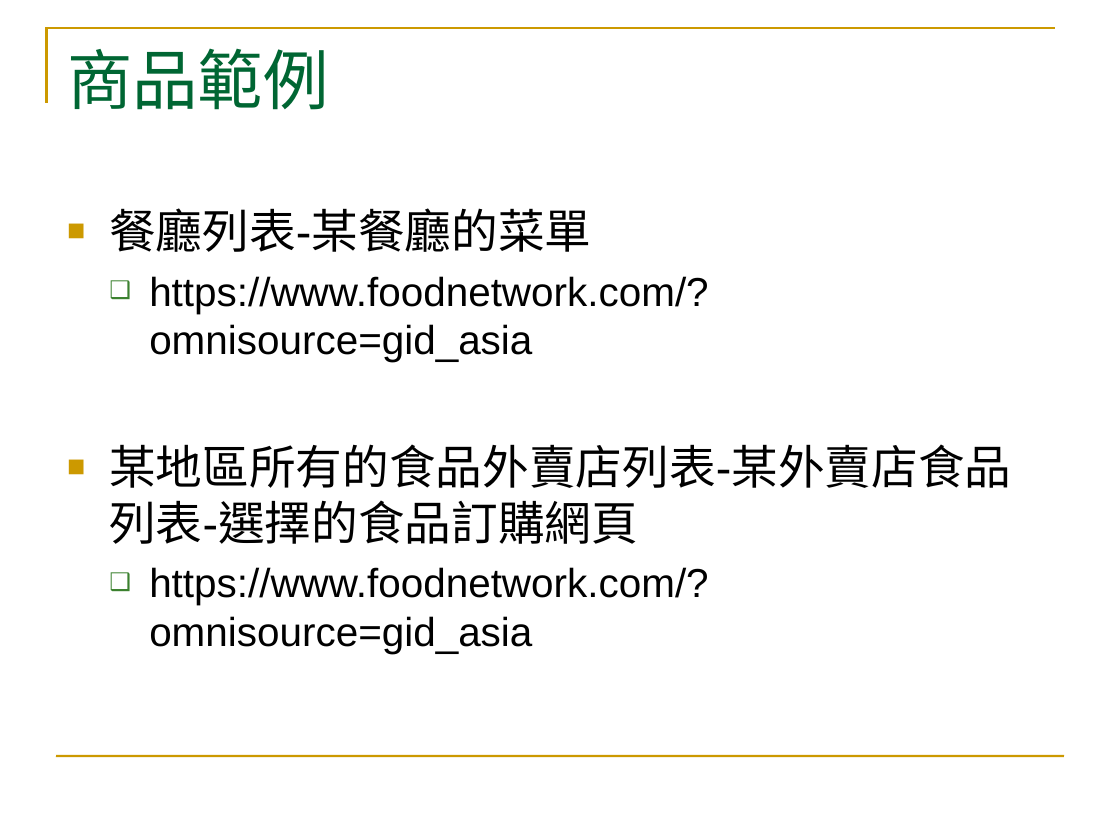
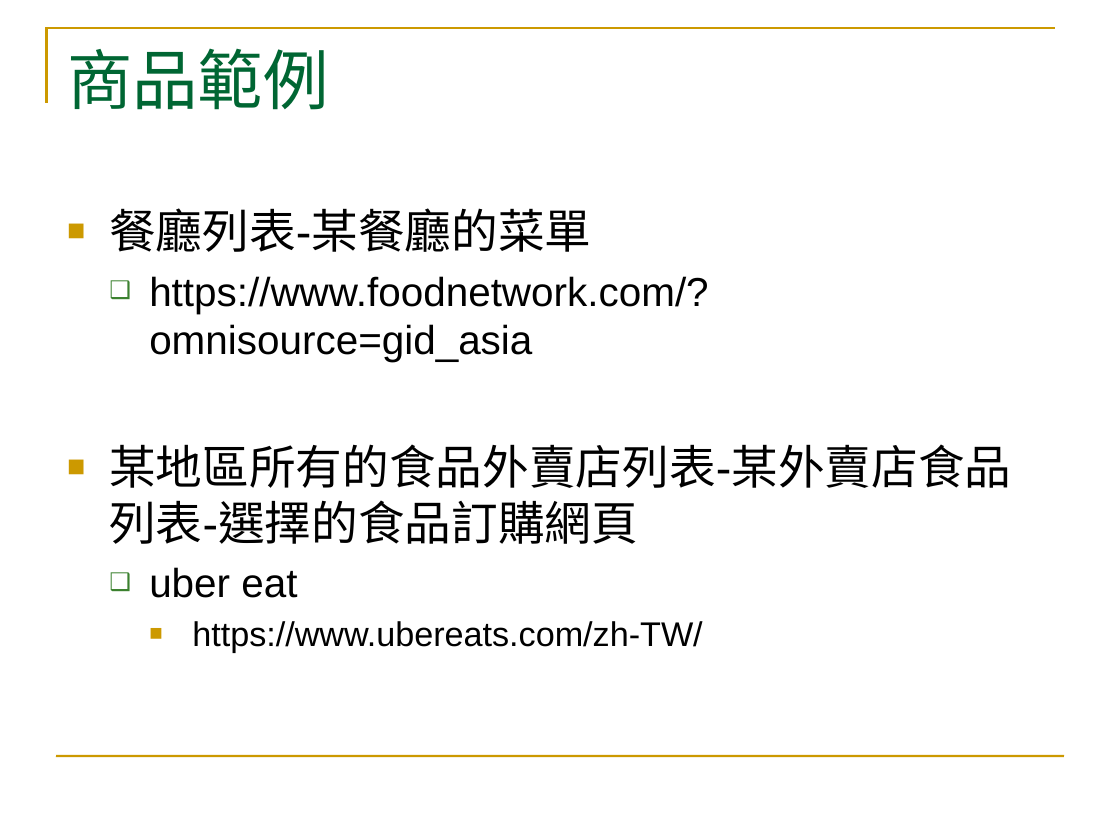
Before and after one commit to mos2718/W1, a slide deck: slide 4 of MasterDetail/Master_Detail 2019.pptx. Drawn at 1120x840 pixels with LibreOffice and Linux fonts; fonts in the diff are those of the drawing. Boxes give left, top, right and bottom in pixels: in the first picture for what was removed or moved away, otherwise in the second. Text is boxed around its words. In the diff, an @@ line names an element or a change of style, - is before the commit and + after.

```diff
--- a/MasterDetail/Master_Detail 2019.pptx
+++ b/MasterDetail/Master_Detail 2019.pptx
@@ text at (x1=149, y1=567, x2=702, y2=653): text changed; size 26 to 22 pt @@
-  ❑ https://www.foodnetwork.com/?omnisource=gid_asia
+  ❑ uber eat
+    ■ https://www.ubereats.com/zh-TW/
```
Also in this commit, not shown: 3 other slides changed, 1 slide added, 1 other file.
